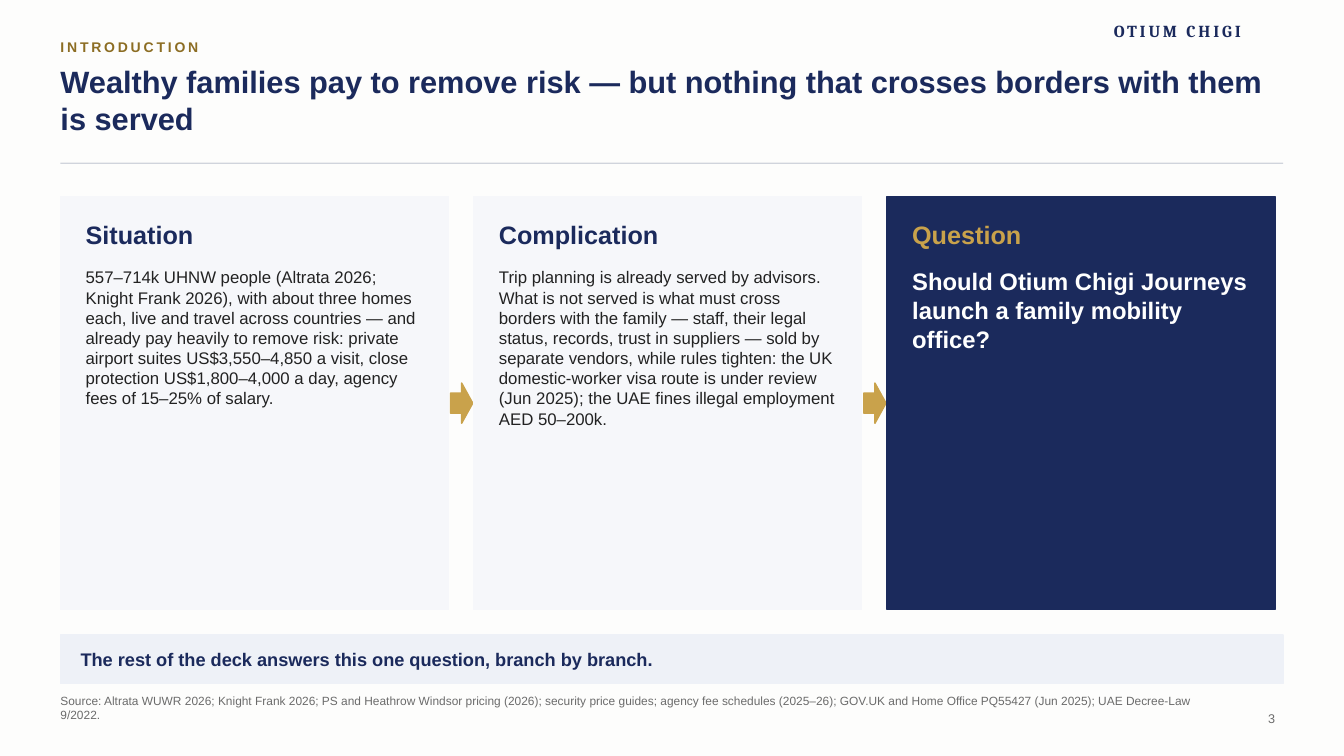
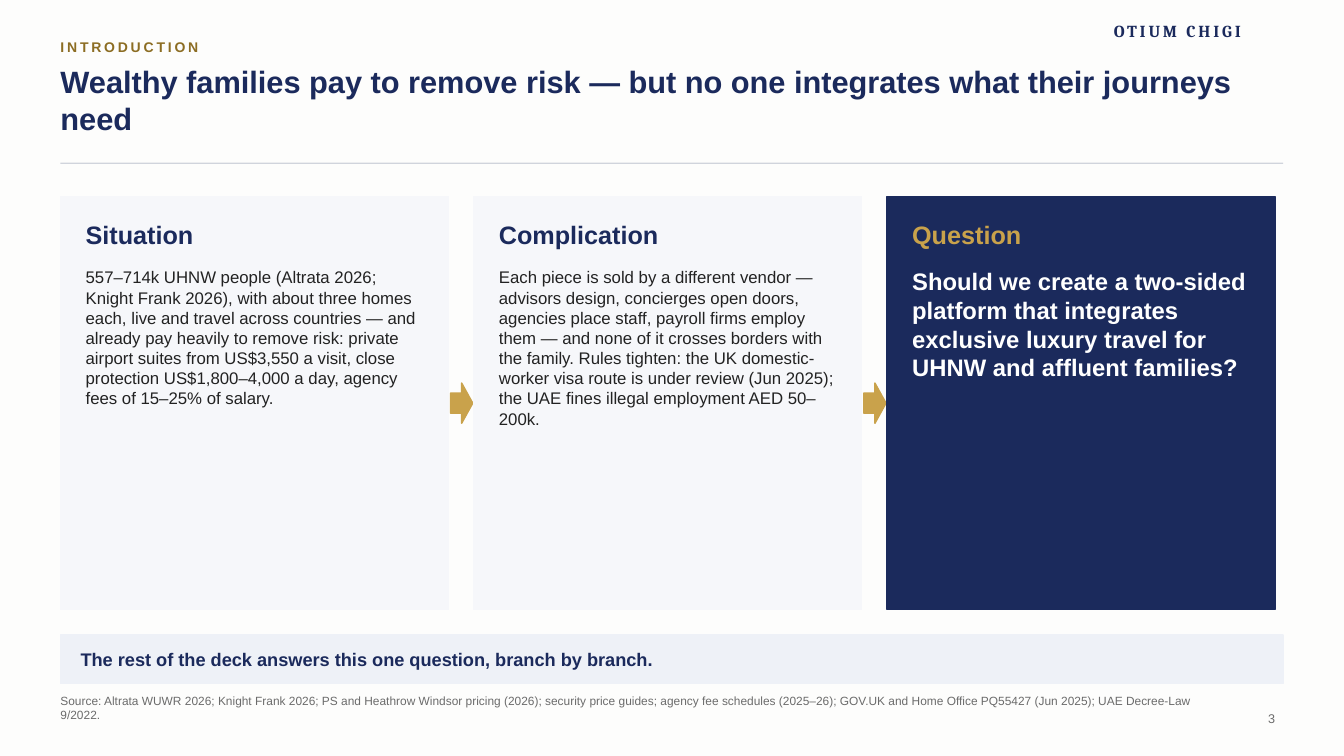
Before and after one commit to algarcalebe-web/legendary-bassoon, a slide deck: slide 3 of deck/Otium_Chigi_Journeys_Strategy_Deck.pptx. Drawn at 1344x756 pixels with LibreOffice and Linux fonts; fonts in the diff are those of the drawing; background and template pictures are left out. Boxes give left, top, right and bottom in pixels: in the first picture for what was removed or moved away, otherwise in the second. Text is boxed around its words. In the diff, an @@ line names an element or a change of style, - is before the commit and + after.

```diff
--- a/deck/Otium_Chigi_Journeys_Strategy_Deck.pptx
+++ b/deck/Otium_Chigi_Journeys_Strategy_Deck.pptx
@@ title at box(60, 70, 1231, 131): text changed @@
-Wealthy families pay to remove risk — but nothing that crosses borders with them is served
+Wealthy families pay to remove risk — but no one integrates what their journeys need
@@ text at box(86, 271, 416, 408): text changed @@
-557–714k UHNW people (Altrata 2026; Knight Frank 2026), with about three homes each, live and travel across countries — and already pay heavily to remove risk: private airport suites US$3,550–4,850 a visit, close protection US$1,800–4,000 a day, agency fees of 15–25% of salary.
+557–714k UHNW people (Altrata 2026; Knight Frank 2026), with about three homes each, live and travel across countries — and already pay heavily to remove risk: private airport suites from US$3,550 a visit, close protection US$1,800–4,000 a day, agency fees of 15–25% of salary.
@@ text at box(499, 271, 834, 425): text changed @@
-Trip planning is already served by advisors. What is not served is what must cross borders with the family — staff, their legal status, records, trust in suppliers — sold by separate vendors, while rules tighten: the UK domestic-worker visa route is under review (Jun 2025); the UAE fines illegal employment AED 50–200k.
+Each piece is sold by a different vendor — advisors design, concierges open doors, agencies place staff, payroll firms employ them — and none of it crosses borders with the family. Rules tighten: the UK domestic-worker visa route is under review (Jun 2025); the UAE fines illegal employment AED 50–200k.
@@ text at box(912, 272, 1246, 377): text changed @@
-Should Otium Chigi Journeys launch a family mobility office?
+Should we create a two-sided platform that integrates exclusive luxury travel for UHNW and affluent families?
```
Also in this commit, not shown: 11 other slides changed, 6 slides added, 3 other files.
